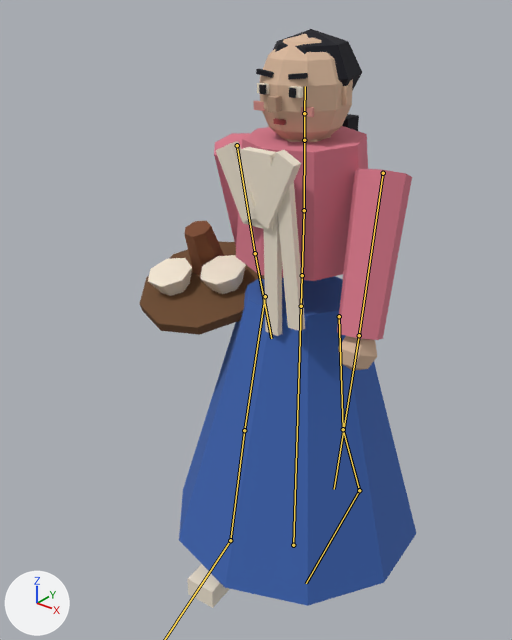
An edit to the glTF model assets3d/npcs/npc_N203.glb, drawn before and after from the same camera.
Before and after are seen from a 50 mm lens placed at (1.038, -1.502, 1.723), pointed at (-0.118, -0.057, 0.827). Lighting does not change. The marker at lower left points along +X, +Y and +Z. The first picture is the older version. Both versions are drawn at frame 7 of the action 'Walk'; the numbers are the values there. The bones that bend it are drawn over the model as lines.

In view in the first picture: 'npc_N203_part0', 'npc_N203_part1', 'npc_N203_part10', 'npc_N203_part11', 'npc_N203_part2', 'npc_N203_part3', 'npc_N203_part4', 'npc_N203_part5', 'npc_N203_part6', 'npc_N203_part7', 'npc_N203_part8'.
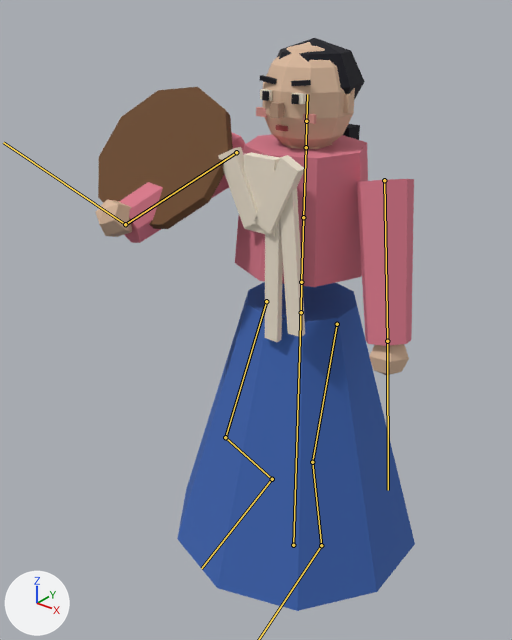
What differs and where, as boxes [x1, y1, x2, y2] in the pictures (512 x 640 px):
```json
{"object": "npc_N203_part0", "change": "posed", "before": [179, 276, 416, 606], "after": [177, 282, 415, 611]}
{"object": "npc_N203_part2", "change": "posed", "before": [214, 126, 412, 340], "after": [119, 133, 414, 346], "on screen": "49% wider"}
{"object": "npc_N203_part10", "change": "posed", "before": [140, 241, 265, 335], "after": [98, 87, 233, 229], "on screen": "8% wider, 51% taller"}
{"object": "npc_N203_part1", "change": "posed", "before": [148, 83, 305, 608], "after": [218, 89, 306, 342]}
{"object": "npc_N203_part3", "change": "posed", "before": [260, 34, 377, 371], "after": [96, 42, 409, 375]}
{"object": "npc_N203_part5", "change": "posed", "before": [256, 29, 362, 131], "after": [259, 38, 365, 140]}
{"object": "npc_N203_part11", "change": "posed", "before": [185, 221, 224, 276], "on screen": "not visible afterwards"}
{"object": "npc_N203_part6", "change": "posed", "before": [253, 101, 314, 117], "after": [256, 107, 317, 124]}
{"object": "npc_N203_part7", "change": "posed", "before": [268, 95, 282, 113], "after": [270, 101, 284, 118]}
{"object": "npc_N203_part4", "change": "posed", "before": [259, 85, 296, 98], "after": [262, 91, 299, 104]}
{"bone": "Hips", "before": "(301, 306) to (302, 275)", "after": "(301, 312) to (301, 282)"}
{"bone": "Chest", "before": "(304, 210) to (304, 140)", "after": "(303, 217) to (306, 147)"}
{"bone": "Head", "before": "(304, 113) to (305, 86)", "after": "(306, 121) to (307, 94)"}
{"bone": "UpperArm.L", "before": "(383, 173) to (359, 335)", "after": "(384, 180) to (387, 341)"}
{"bone": "UpperArm.R", "before": "(237, 145) to (255, 253)", "after": "(236, 152) to (125, 224)"}
{"bone": "Hand.R", "before": "(255, 253) to (271, 338)", "after": "(125, 224) to (3, 142)"}
{"bone": "UpperLeg.L", "before": "(339, 316) to (343, 429)", "after": "(337, 324) to (312, 462)"}
{"bone": "LowerLeg.L", "before": "(343, 429) to (359, 490)", "after": "(312, 462) to (321, 545)"}
{"bone": "UpperLeg.R", "before": "(265, 296) to (244, 430)", "after": "(266, 301) to (225, 437)"}
{"bone": "LowerLeg.R", "before": "(244, 430) to (230, 540)", "after": "(225, 437) to (272, 479)"}
```

Edits to the scene script, one JSON object a line:
```json
{"block": "bone_hips", "where": "bone_hips = bpy.data.objects['Armature'].pose.bones['Hips']  # child of 'Root'"}
{"op": "set", "path": "bone_hips.location", "old": "(0.0, 0.001, 0.0)", "new": "(0.0, -0.019, 0.0)"}
{"op": "set", "path": "bone_hips.rotation_quaternion", "old": "(0.999, 0.0, 0.043, 0.0)", "new": "(1.0, 0.0, 0.008, 0.0)", "note": "degrees (0, 5, 0) -> degrees (0, 1, 0)"}
{"block": "bone_chest", "where": "bone_chest = bpy.data.objects['Armature'].pose.bones['Chest']  # child of 'Spine'"}
{"op": "set", "path": "bone_chest.rotation_quaternion", "old": "(0.998, 0.017, -0.06, 0.001)", "new": "(1.0, 0.0, -0.008, 0.0)", "note": "degrees (2, -7, 0) -> degrees (0, -1, 0)"}
{"block": "bone_head", "where": "bone_head = bpy.data.objects['Armature'].pose.bones['Head']  # child of 'Neck'"}
{"op": "set", "path": "bone_head.rotation_quaternion", "old": "(1.0, 0.0, 0.026, 0.0)", "new": "(1.0, 0.0, 0.011, 0.0)", "note": "degrees (0, 3, 0) -> degrees (0, 1, 0)"}
{"block": "bone_upperarm_l", "where": "bone_upperarm_l = bpy.data.objects['Armature'].pose.bones['UpperArm.L']  # child of 'Chest'"}
{"op": "set", "path": "bone_upperarm_l.rotation_quaternion", "old": "(0.982, -0.186, -0.023, -0.022)", "new": "(0.994, -0.091, -0.007, -0.063)", "note": "degrees (-21, -3, -2) -> degrees (-10, -1, -7)"}
{"block": "bone_upperarm_r", "where": "bone_upperarm_r = bpy.data.objects['Armature'].pose.bones['UpperArm.R']  # child of 'Chest'"}
{"op": "set", "path": "bone_upperarm_r.rotation_quaternion", "old": "(-0.988, -0.153, 0.019, 0.018)", "new": "(-0.818, 0.563, -0.039, -0.111)", "note": "degrees (18, -2, -2) -> degrees (-68, 11, 8)"}
{"block": "bone_hand_r", "where": "bone_hand_r = bpy.data.objects['Armature'].pose.bones['Hand.R']  # child of 'UpperArm.R'"}
{"op": "set", "path": "bone_hand_r.rotation_quaternion", "old": "(1.0, 0.0, 0.0, 0.0)", "new": "(0.866, -0.495, 0.05, 0.05)", "note": "degrees (0, 0, 0) -> degrees (-59, 8, 2)"}
{"block": "bone_upperleg_l", "where": "bone_upperleg_l = bpy.data.objects['Armature'].pose.bones['UpperLeg.L']  # child of 'Hips'"}
{"op": "set", "path": "bone_upperleg_l.rotation_quaternion", "old": "(0.996, 0.086, 0.0, 0.0)", "new": "(0.993, -0.116, 0.0, 0.0)", "note": "degrees (10, 0, 0) -> degrees (-13, 0, 0)"}
{"block": "bone_lowerleg_l", "where": "bone_lowerleg_l = bpy.data.objects['Armature'].pose.bones['LowerLeg.L']  # child of 'UpperLeg.L'"}
{"op": "set", "path": "bone_lowerleg_l.rotation_quaternion", "old": "(0.991, 0.134, 0.0, 0.0)", "new": "(0.976, 0.216, 0.0, 0.0)", "note": "degrees (15, 0, 0) -> degrees (25, 0, 0)"}
{"block": "bone_foot_l", "where": "bone_foot_l = bpy.data.objects['Armature'].pose.bones['Foot.L']  # child of 'LowerLeg.L'"}
{"op": "set", "path": "bone_foot_l.rotation_quaternion", "old": "(0.974, -0.226, 0.0, 0.0)", "new": "(0.995, -0.101, 0.0, 0.0)", "note": "degrees (-26, 0, 0) -> degrees (-12, 0, 0)"}
{"block": "bone_upperleg_r", "where": "bone_upperleg_r = bpy.data.objects['Armature'].pose.bones['UpperLeg.R']  # child of 'Hips'"}
{"op": "set", "path": "bone_upperleg_r.rotation_quaternion", "old": "(-0.991, 0.134, 0.0, 0.0)", "new": "(0.97, -0.243, 0.0, 0.0)", "note": "degrees (-15, 0, 0) -> degrees (-28, 0, 0)"}
{"block": "bone_lowerleg_r", "where": "bone_lowerleg_r = bpy.data.objects['Armature'].pose.bones['LowerLeg.R']  # child of 'UpperLeg.R'"}
{"op": "set", "path": "bone_lowerleg_r.rotation_quaternion", "old": "(1.0, 0.025, 0.0, 0.0)", "new": "(0.838, 0.546, 0.0, 0.0)", "note": "degrees (3, 0, 0) -> degrees (66, 0, 0)"}
{"block": "bone_foot_r", "where": "bone_foot_r = bpy.data.objects['Armature'].pose.bones['Foot.R']  # child of 'LowerLeg.R'"}
{"op": "set", "path": "bone_foot_r.rotation_quaternion", "old": "(0.994, 0.113, 0.0, 0.0)", "new": "(0.941, -0.338, 0.0, 0.0)", "note": "degrees (13, 0, 0) -> degrees (-40, 0, 0)"}
```
